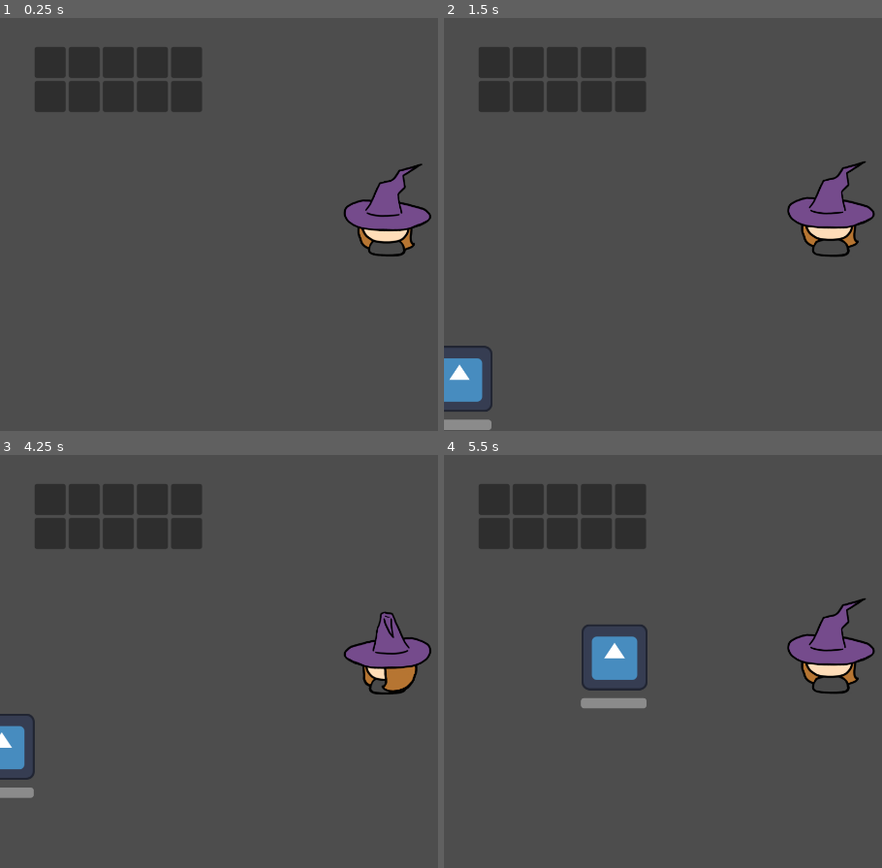
Above: before the commit, frames 1-4 (two rows, left to right).
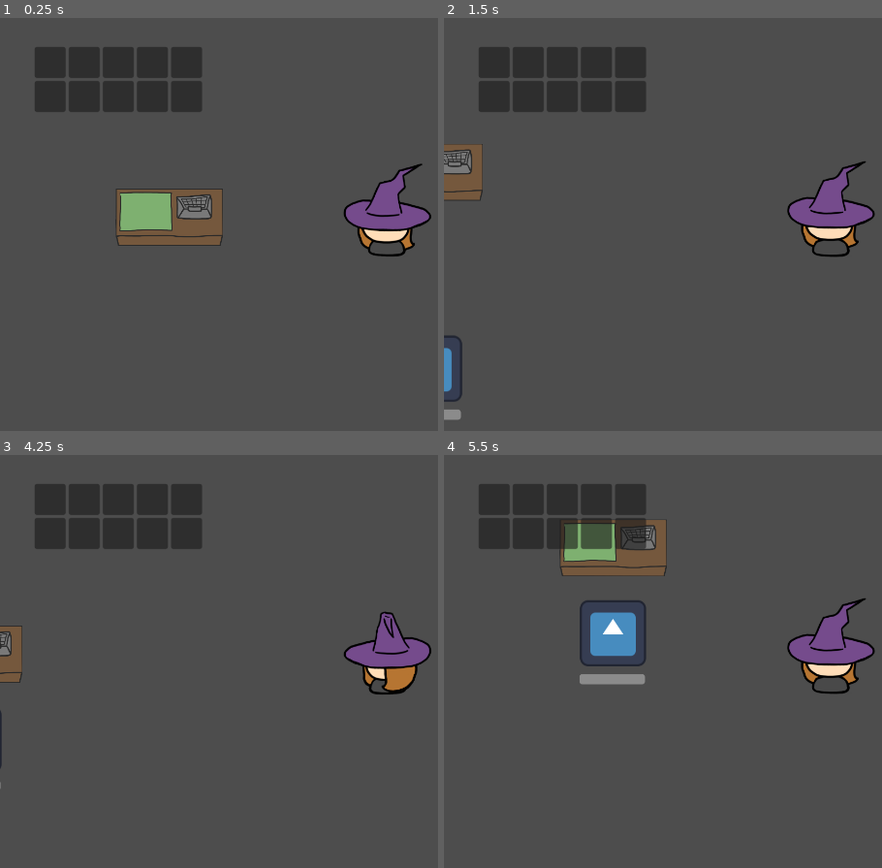
Above: after the commit, the same moments.

Repository: monaimerr/Ryhm-2
Game: Godot game, scene res://scenes/test/customer_test.tscn
Two runs of this game, one before a commit and one after it. Both use one fixed random seed, a clock stepped at 60 frames per second and the inputs below. This scene is started directly instead of the project's main scene. The engine's default icon, where the game draws it, is replaced by a stand-in: a white triangle on a blue panel in a dark square.
Inputs (mouse positions are in pixels of both pictures, inside the frame that each line leads up to):
- Up to frame 1 (0.25 s): no input
- Up to frame 2 (1.5 s): tap Enter at 0.5 s; move the mouse to (outside the picture) at 0.52 s; hold D (right) 0.53-1.28 s; hold E (interact) 0.53-1.28 s; click (outside the picture) at 0.67 s; move the mouse to (676, 245) at 1.27 s; hold S (down) from 1.28 s (still down); tap E (interact) at 1.35 s
- Up to frame 3 (4.25 s): move the mouse to (outside the picture) at 2.02 s; release S (down) at 2.03 s; hold D (right) 2.03-2.78 s; hold E (interact) 2.03-2.78 s; move the mouse to (350, 744) at 2.77 s; hold W (up) 2.78-3.53 s; tap E (interact) at 2.85 s; click (350, 744) at 2.92 s; move the mouse to (outside the picture) at 3.52 s; hold A (left) from 3.53 s (still down); hold E (interact) from 3.53 s (still down)
- Up to frame 4 (5.5 s): move the mouse to (597, 599) at 4.27 s; release E (interact) at 4.28 s; tap E (interact) at 4.35 s; move the mouse to (868, 661) at 5.02 s; release A (left) at 5.03 s; hold S (down) from 5.03 s (still down); hold E (interact) from 5.03 s (still down); click (868, 661) at 5.17 s

The runs differ from the first frame. In frame 1, 3.2% of the frame differs, in the area x 26-51%, y 41-56%; in frame 2, 2.5%; in frame 3, 1.6%; in frame 4, 4.9%, in the area x 26-51%, y 15-62%.

Commit message:
Made spawning multiple customers possible with customer_path_follow scene. Fixed a bug in interacting_component.gd

Diff:
--- a/flask/scenes/entities/characters/NPCs/customer.tscn
+++ b/flask/scenes/entities/characters/NPCs/customer.tscn
@@ -4,22 +4,23 @@
 [ext_resource type="PackedScene" uid="uid://b1keub3h102q6" path="res://scenes/interaction/interaction_area.tscn" id="3_ersvl"]
 
 [sub_resource type="RectangleShape2D" id="RectangleShape2D_tfayv"]
-size = Vector2(129, 130)
+size = Vector2(129, 128)
 
 [sub_resource type="RectangleShape2D" id="RectangleShape2D_a0uba"]
-size = Vector2(128.5, 261)
+size = Vector2(128.5, 210)
 
 [sub_resource type="RectangleShape2D" id="RectangleShape2D_6vy2j"]
-size = Vector2(129, 50.5)
+size = Vector2(129, 170)
 
 [node name="Customer" type="CharacterBody2D"]
+y_sort_enabled = true
 script = ExtResource("1_6vy2j")
 
 [node name="AnimatedSprite2D" type="AnimatedSprite2D" parent="."]
 position = Vector2(65, 64)
 
 [node name="CustomerCollision" type="CollisionShape2D" parent="."]
-position = Vector2(64.5, 64)
+position = Vector2(64.5, 65)
 shape = SubResource("RectangleShape2D_tfayv")
 disabled = true
 
@@ -27,14 +28,14 @@
 interact_name = "[E] Talk to Customer"
 
 [node name="CollisionShape2D" type="CollisionShape2D" parent="Interactable"]
-position = Vector2(65, -130.5)
+position = Vector2(65, -105)
 shape = SubResource("RectangleShape2D_a0uba")
 debug_color = Color(0.739933, 0.379952, 0.702722, 0.42)
 
 [node name="Blocked" type="Area2D" parent="."]
 
 [node name="CollisionShape2D" type="CollisionShape2D" parent="Blocked"]
-position = Vector2(65, -25.75)
+position = Vector2(65, 34)
 shape = SubResource("RectangleShape2D_6vy2j")
 debug_color = Color(0.797617, 0.422829, 1.92523e-07, 0.42)
 
@@ -43,6 +44,7 @@
 one_shot = true
 
 [node name="WaitTimeProgressBar" type="ProgressBar" parent="."]
+z_index = 1
 offset_top = 143.0
 offset_right = 127.0
 offset_bottom = 163.0
--- /dev/null
+++ b/flask/scenes/entities/characters/NPCs/customer_path_follow.tscn
@@ -0,0 +1,36 @@
+[gd_scene load_steps=5 format=3 uid="uid://duyo58ap5vswk"]
+
+[ext_resource type="Script" uid="uid://3nkiv502miml" path="res://scripts/entities/characters/NPCs/customer_path_follow.gd" id="1_5awvs"]
+[ext_resource type="PackedScene" uid="uid://cw3477t4v07bx" path="res://scenes/entities/characters/NPCs/customer.tscn" id="1_fjnjl"]
+[ext_resource type="Texture2D" uid="uid://cyp6ptlwrgc78" path="res://art/icon.svg" id="2_5awvs"]
+
+[sub_resource type="SpriteFrames" id="SpriteFrames_6cfik"]
+animations = [{
+"frames": [{
+"duration": 1.0,
+"texture": ExtResource("2_5awvs")
+}],
+"loop": true,
+"name": &"default",
+"speed": 5.0
+}]
+
+[node name="CustomerPathFollow" type="PathFollow2D"]
+y_sort_enabled = true
+rotation = -1.5708
+h_offset = -63.0
+rotates = false
+loop = false
+script = ExtResource("1_5awvs")
+
+[node name="Customer" parent="." instance=ExtResource("1_fjnjl")]
+visible = false
+rotation = 1.5708
+spriteFrames = SubResource("SpriteFrames_6cfik")
+
+[node name="ToggleVisibility" type="Timer" parent="."]
+wait_time = 0.5
+one_shot = true
+autostart = true
+
+[connection signal="timeout" from="ToggleVisibility" to="." method="_on_toggle_visibility_timeout"]
--- a/flask/scenes/test/customer_test.tscn
+++ b/flask/scenes/test/customer_test.tscn
@@ -2,58 +2,42 @@
 
 [ext_resource type="Script" uid="uid://ypyebmy6uc3y" path="res://scripts/test/customer_test.gd" id="1_h046c"]
 [ext_resource type="PackedScene" uid="uid://burv151ryj8af" path="res://scenes/entities/characters/player/player.tscn" id="1_iuhwy"]
-[ext_resource type="PackedScene" uid="uid://cw3477t4v07bx" path="res://scenes/entities/characters/NPCs/customer.tscn" id="2_6tkrd"]
-[ext_resource type="Texture2D" uid="uid://cyp6ptlwrgc78" path="res://art/icon.svg" id="4_nuas3"]
+[ext_resource type="PackedScene" uid="uid://duyo58ap5vswk" path="res://scenes/entities/characters/NPCs/customer_path_follow.tscn" id="3_nuas3"]
 [ext_resource type="PackedScene" uid="uid://bf1qppornvxyf" path="res://scenes/UI/inventory/inventory.tscn" id="5_4c2yn"]
+[ext_resource type="Texture2D" uid="uid://4hj7nb0ln3f8" path="res://art/tilemap.png" id="5_n8ka2"]
 
 [sub_resource type="Curve2D" id="Curve2D_6tkrd"]
 _data = {
-"points": PackedVector2Array(0, 0, 0, 0, 542, 685, 0, 0, 0, 0, 542, 250, 0, 0, 0, 0, 542, 685)
+"points": PackedVector2Array(0, 0, 0, 0, 542, 688, 0, 0, 0, 0, 542, 250, 0, 0, 0, 0, 542, 618)
 }
 point_count = 3
 
-[sub_resource type="SpriteFrames" id="SpriteFrames_4c2yn"]
-animations = [{
-"frames": [{
-"duration": 1.0,
-"texture": ExtResource("4_nuas3")
-}],
-"loop": true,
-"name": &"default",
-"speed": 5.0
-}]
+[sub_resource type="AtlasTexture" id="AtlasTexture_opcty"]
+atlas = ExtResource("5_n8ka2")
+region = Rect2(596.174, 589.555, 601.821, 316.992)
 
 [sub_resource type="RectangleShape2D" id="RectangleShape2D_h046c"]
-size = Vector2(120, 52.5)
+size = Vector2(628.837, 230.124)
 
 [node name="CustomerTest" type="Node2D"]
+y_sort_enabled = true
 script = ExtResource("1_h046c")
 
 [node name="player" parent="." instance=ExtResource("1_iuhwy")]
+y_sort_enabled = true
 position = Vector2(749, 246)
+speed = 475
 
 [node name="Camera2D" type="Camera2D" parent="player"]
 
 [node name="Path2D" type="Path2D" parent="."]
-position = Vector2(-217, 179)
+y_sort_enabled = true
+position = Vector2(-218, 83)
 curve = SubResource("Curve2D_6tkrd")
 metadata/_edit_group_ = true
 
-[node name="PathFollow2D" type="PathFollow2D" parent="Path2D"]
-position = Vector2(542, 685)
-rotation = -1.5708
-loop = false
-
-[node name="Customer" parent="Path2D/PathFollow2D" instance=ExtResource("2_6tkrd")]
-position = Vector2(87, -61)
-rotation = 1.5708
-spriteFrames = SubResource("SpriteFrames_4c2yn")
-
-[node name="Counter" type="Area2D" parent="."]
-
-[node name="CollisionShape2D" type="CollisionShape2D" parent="Counter"]
-position = Vector2(326, 273)
-shape = SubResource("RectangleShape2D_h046c")
+[node name="CustomerPathFollow" parent="Path2D" instance=ExtResource("3_nuas3")]
+position = Vector2(479, 688)
 
 [node name="CanvasLayer" type="CanvasLayer" parent="."]
 
@@ -63,3 +47,23 @@
 offset_right = 67.0
 offset_bottom = 56.0
 scale = Vector2(1.5, 1.5)
+
+[node name="CustomerSpawnTimer" type="Timer" parent="."]
+wait_time = 15.0
+autostart = true
+
+[node name="Counter" type="Sprite2D" parent="."]
+position = Vector2(326, 231)
+scale = Vector2(0.345916, 0.367174)
+texture = SubResource("AtlasTexture_opcty")
+metadata/_edit_group_ = true
+
+[node name="Area2D" type="Area2D" parent="Counter"]
+scale = Vector2(0.999904, 0.959935)
+
+[node name="CollisionShape2D" type="CollisionShape2D" parent="Counter/Area2D"]
+position = Vector2(1.44556, 7.0929)
+scale = Vector2(0.933317, 1.26987)
+shape = SubResource("RectangleShape2D_h046c")
+
+[connection signal="timeout" from="CustomerSpawnTimer" to="." method="_on_customer_spawn_timer_timeout"]
--- a/flask/scenes/test/test_scene.tscn
+++ b/flask/scenes/test/test_scene.tscn
@@ -10,9 +10,10 @@
 scale = Vector2(0.4, 0.4)
 
 [node name="player" parent="." instance=ExtResource("2_omf4g")]
+z_index = 1
 position = Vector2(1016, 514)
 scale = Vector2(0.8, 0.8)
-speed = 450
+speed = 475
 
 [node name="PlayerCamera" type="Camera2D" parent="player"]
 position = Vector2(1.25, 0)
--- a/flask/scripts/entities/characters/NPCs/customer.gd
+++ b/flask/scripts/entities/characters/NPCs/customer.gd
@@ -16,8 +16,7 @@
 	interactable.is_interactable = false
 
 func _on_interact():
-	print("timer started")
-	if (interactable.is_interactable):
+	if (interactable.is_interactable and wait_timer.is_stopped()):
 		wait_timer.start()
 
 #Updates the progressbar visual based on the remaining wait_timer time
--- /dev/null
+++ b/flask/scripts/entities/characters/NPCs/customer_path_follow.gd
@@ -0,0 +1,25 @@
+extends PathFollow2D
+
+@onready var customer: CharacterBody2D = $Customer
+@export var moveBy = 150
+@onready var timer = $Customer/WaitTimer
+
+func _ready() -> void:
+	timer.timeout.connect(customer_timeout)
+
+func _process(delta: float) -> void:
+	if customer.canMove:
+		move_customer(delta)
+	if progress_ratio >= 1:
+		print("queue free")
+		queue_free()
+
+func move_customer(delta):
+	progress += moveBy * delta
+
+func customer_timeout():
+	print("timeout")
+
+
+func _on_toggle_visibility_timeout() -> void:
+	customer.visible = true
--- a/flask/scripts/interaction/interacting_component.gd
+++ b/flask/scripts/interaction/interacting_component.gd
@@ -29,8 +29,8 @@
 		interact_label.hide()
 
 func _sort_by_nearest(area1, area2):
-	var area1_dist = global_position.direction_to(area1.global_postion)
-	var area2_dist = global_position.direction_to(area2.global_postion)
+	var area1_dist = global_position.direction_to(area1.global_position)
+	var area2_dist = global_position.direction_to(area2.global_position)
 	return area1_dist < area2_dist
 
 func _on_interact_range_area_entered(area: Area2D) -> void:
--- a/flask/scripts/test/customer_test.gd
+++ b/flask/scripts/test/customer_test.gd
@@ -1,19 +1,16 @@
 extends Node2D
 
-@onready var path_follow_2d: PathFollow2D = $Path2D/PathFollow2D
-@onready var customer: CharacterBody2D = $Path2D/PathFollow2D/Customer
-@export var moveBy = 150
-@onready var timer = $Path2D/PathFollow2D/Customer/WaitTimer
-@onready var counter: Area2D = $Counter
+@onready var path_2d: Path2D = $Path2D
+@onready var customer_path_follow_scene = preload("res://scenes/entities/characters/NPCs/customer_path_follow.tscn")
 
 func _ready() -> void:
-	timer.timeout.connect(customer_timeout)
+	pass
+
 func _process(delta: float) -> void:
-	if customer.canMove:
-		move_customer(delta)
+	pass
 
-func move_customer(delta):
-	path_follow_2d.progress += moveBy * delta
 
-func customer_timeout():
-	print("timeout")
+# Instanciates a new customer and adds it as path2D's child.
+func _on_customer_spawn_timer_timeout() -> void:
+	var instance = customer_path_follow_scene.instantiate()
+	path_2d.add_child(instance)
Not shown, added: flask/scripts/entities/characters/NPCs/customer_path_follow.gd.uid
